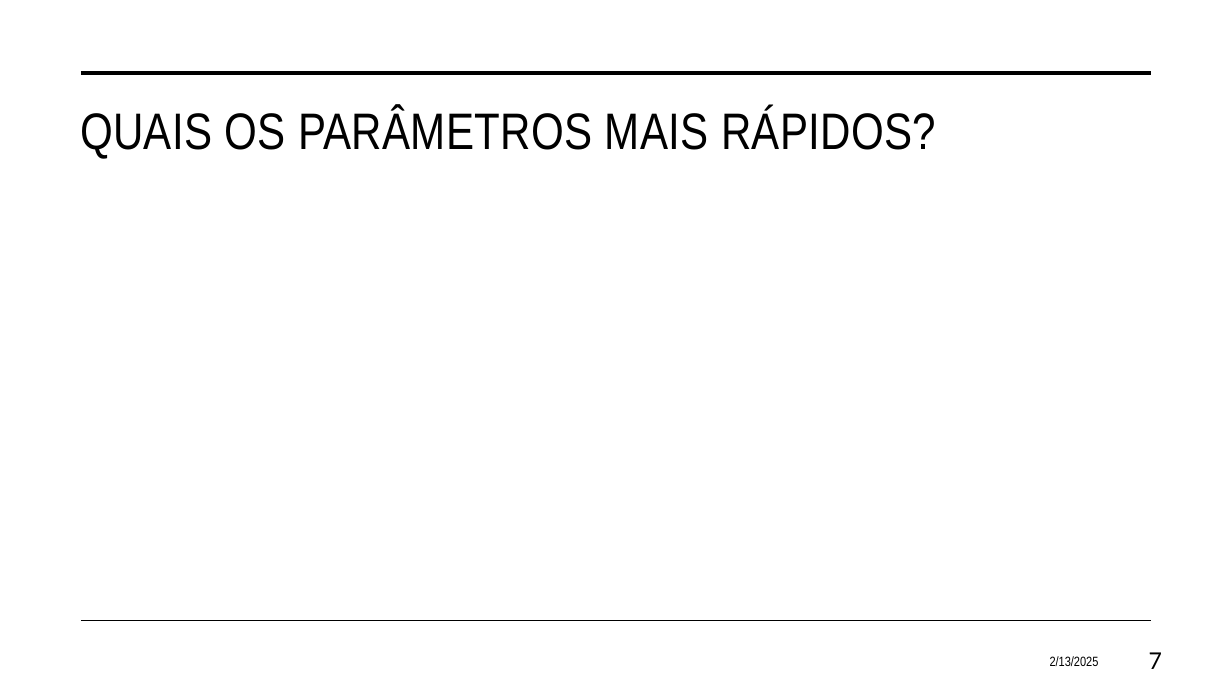
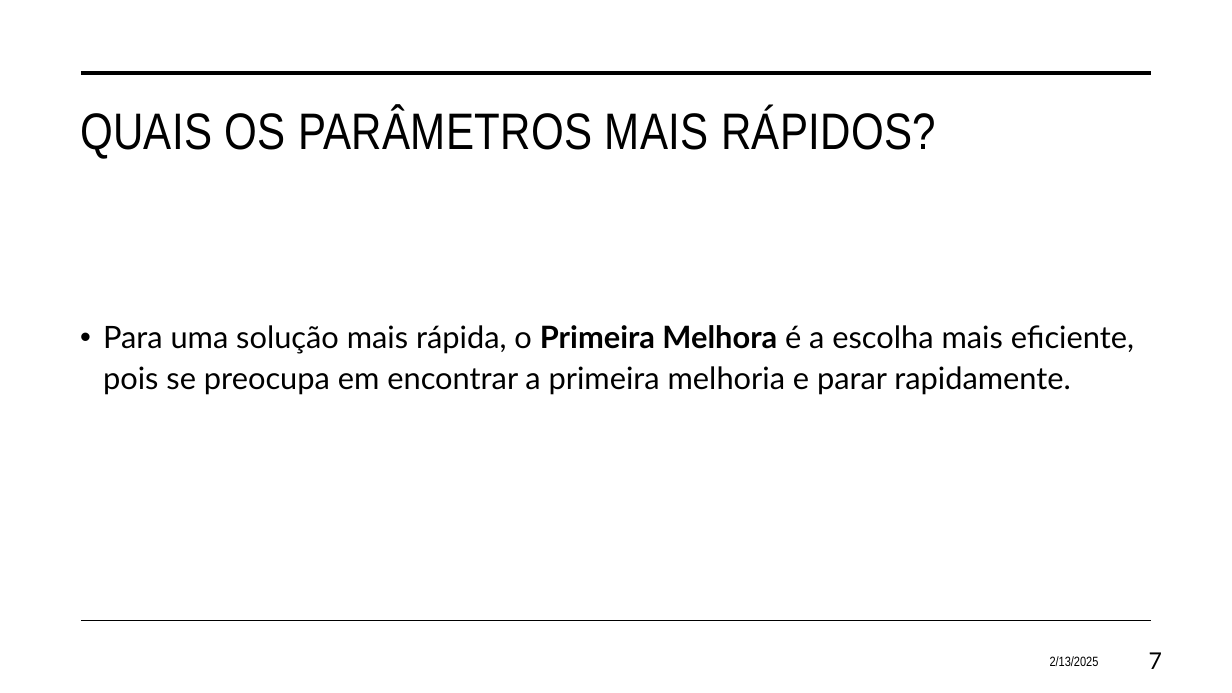
Before and after one commit to eduardosavian/heuristic-searches, a slide deck: slide 7 of documents/Presentation.pptx. Drawn at 1232x693 pixels with LibreOffice and Linux fonts; fonts in the diff are those of the drawing. Boxes give left, top, right and bottom in pixels: in the first picture for what was removed or moved away, otherwise in the second. Text is boxed around its words. In the diff, an @@ line names an element or a change of style, - is before the commit and + after.

```diff
--- a/documents/Presentation.pptx
+++ b/documents/Presentation.pptx
@@ text added at (103, 325, 1134, 395), 24 pt, text #000000 @@
+• Para uma solução mais rápida, o Primeira Melhora é a escolha mais eficiente, pois se preocupa em encontrar a primeira melhoria e parar rapidamente.
```
Also in this commit, not shown: 5 other slides changed.
